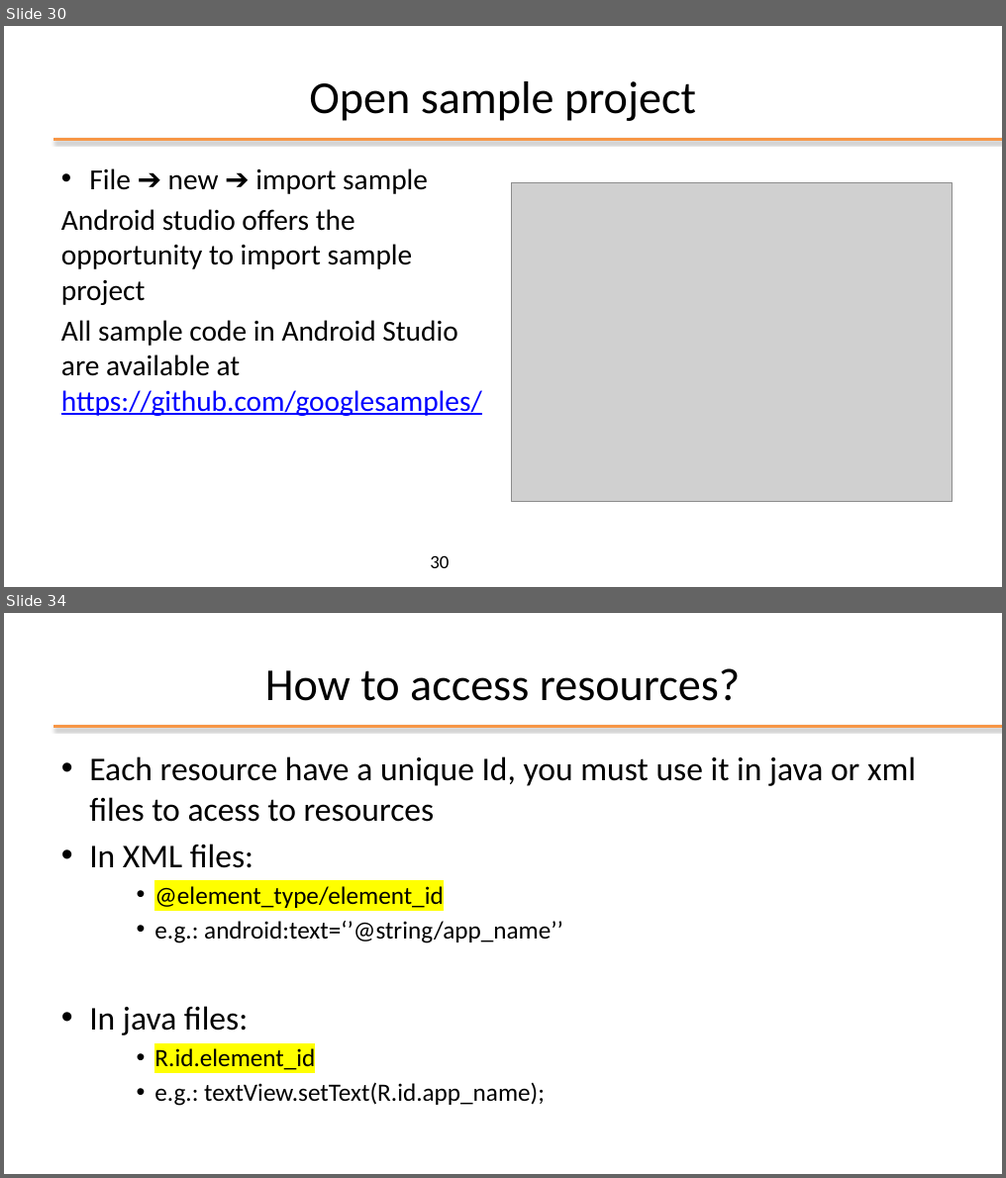
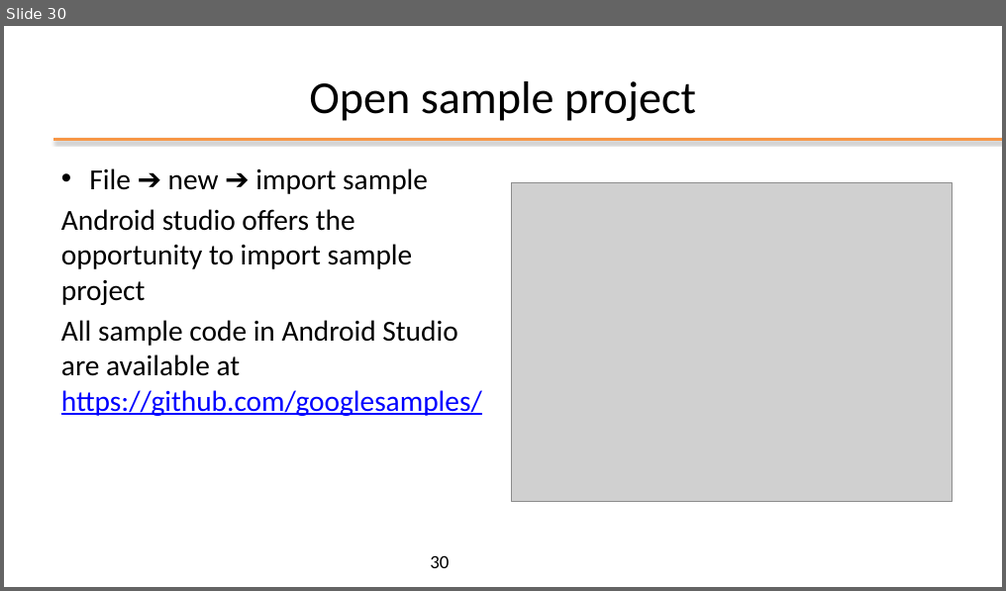
Before and after one commit to kevinmala00/ATTIVITA-PROGETTUALE, a slide deck: slides/02 - Android Studio.pptx. Shown one above the other, each under a label of ours: slides 30 and 34 before the commit, slide 30 after it; the slides between them are not shown. The pictures are 1006x1178 and 1006x591 pixels, drawn with LibreOffice and Linux fonts; fonts in the diff are those of the drawing; grey boxes stand for pictures; background and template pictures are left out. Boxes give left, top, right and bottom in pixels: in the first picture for what was removed or moved away, otherwise in the second. Text is boxed around its words. In the diff, an @@ line names an element or a change of style, - is before the commit and + after.

```diff
--- a/slides/02 - Android Studio.pptx
+++ b/slides/02 - Android Studio.pptx
@@ slide 34 removed at [4, 613, 1002, 1174], background #FFFFFF; not listed: 1 template element that a slide beside it also shows @@
@@ title removed at [265, 668, 740, 701] @@
-How to access resources?
@@ text removed at [89, 757, 916, 1106] @@
-• Each resource have a unique Id, you must use it in java or xml files to acess to resources
-• In XML files:
-    • @element_type/element_id
-    • e.g.: android:text=‘’@string/app_name’’
-• In java files:
-    • R.id.element_id
-    • e.g.: textView.setText(R.id.app_name);
```
Also in this commit, not shown: 10 other slides removed.
